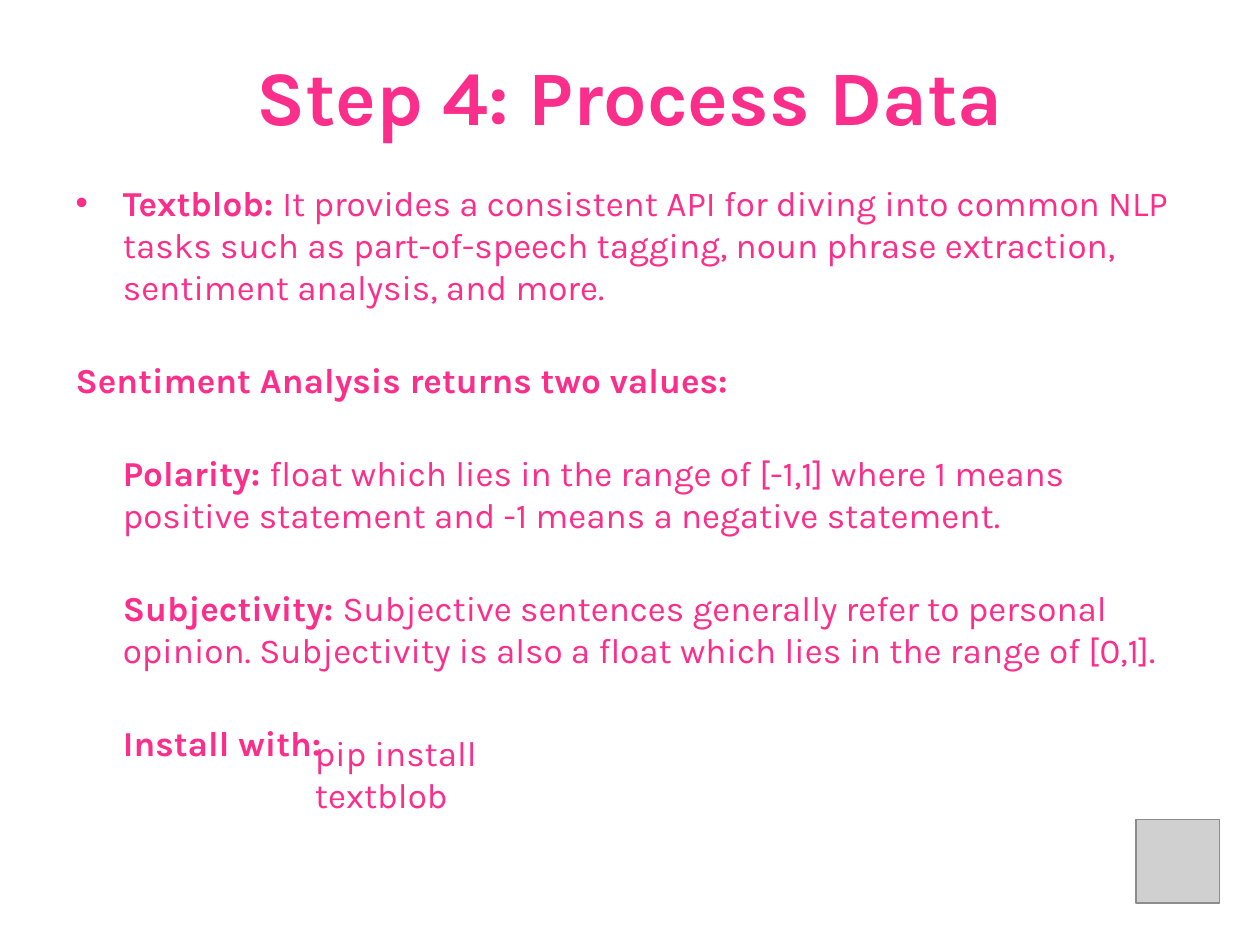
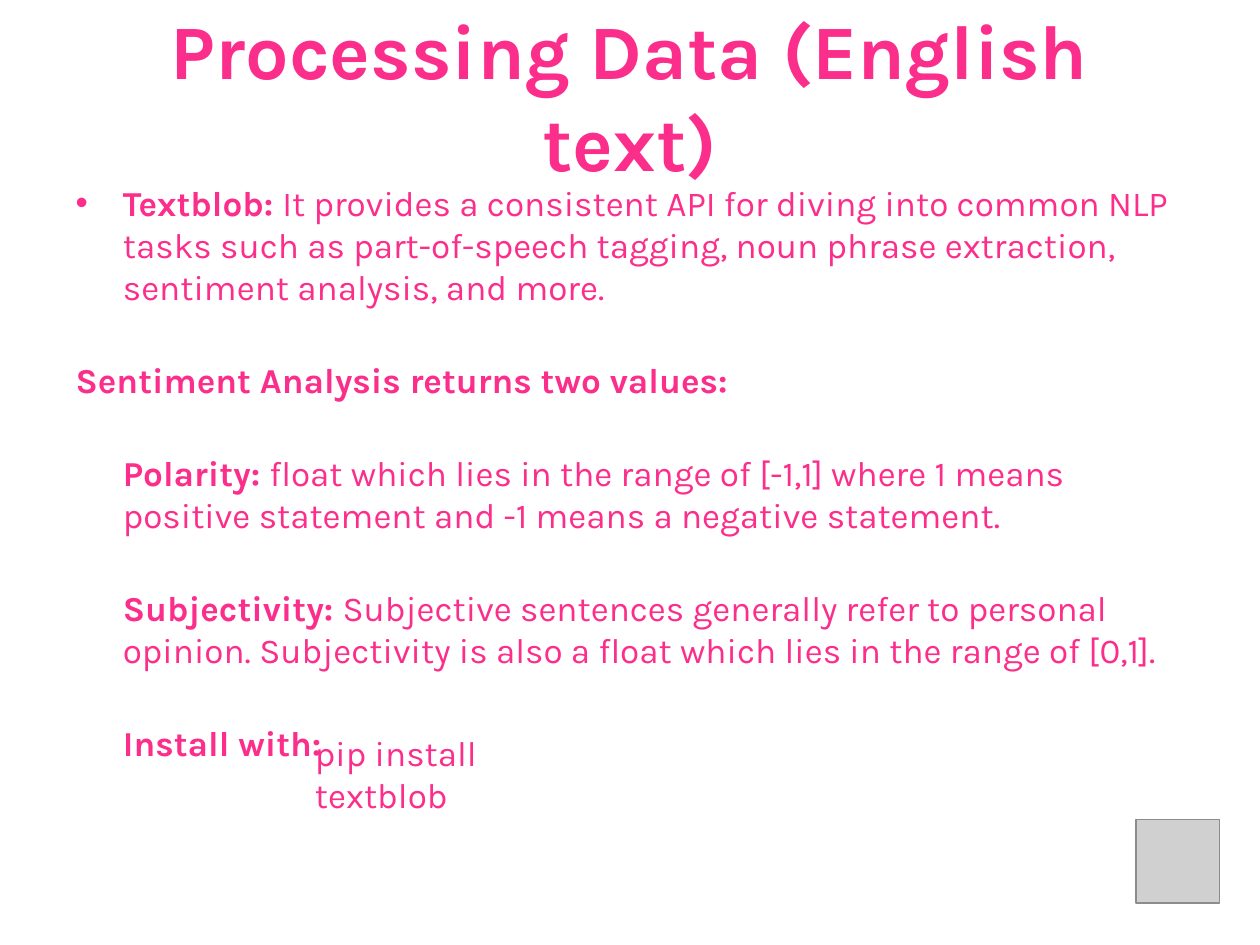
Before and after one commit to ALandazabal/Analisis-de-Sentimiento--Talk, a slide deck: slide 27 of Angelica Landazabal - PyConCo2020.pptx (slide 23 before the commit). Drawn at 1260x945 pixels with LibreOffice and Linux fonts; fonts in the diff are those of the drawing; grey boxes stand for pictures. Boxes give left, top, right and bottom in pixels: in the first picture for what was removed or moved away, otherwise in the second. Text is boxed around its words. In the diff, an @@ line names an element or a change of style, - is before the commit and + after.

```diff
--- a/Angelica Landazabal - PyConCo2020.pptx
+++ b/Angelica Landazabal - PyConCo2020.pptx
@@ title at (171, 21, 1088, 180): text changed @@
-Step 4: Process Data
+Processing Data (English text)
```
Also in this commit, not shown: 7 other slides changed, 3 slides added, 4 other files.
